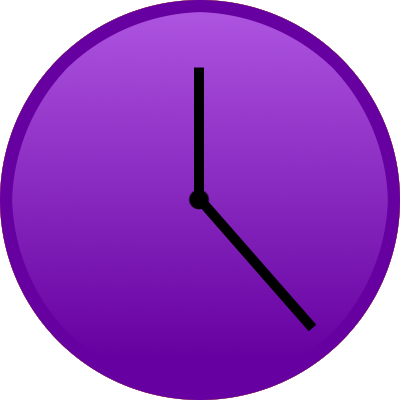
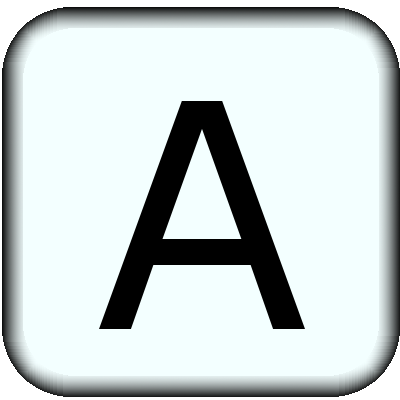
Layer changes from the first w=400, h=400 image to the second:
added group "textboxes" with 3 layers above "arrows" over [30, 53, 371, 359]
added layer "A" in group "textboxes" over [99, 101, 305, 329]
hid group "ControlledProcess #1" (4 layers) over [0, 0, 400, 400]
showed group "Ebenengruppe" (5 layers) over [0, 7, 400, 397]
